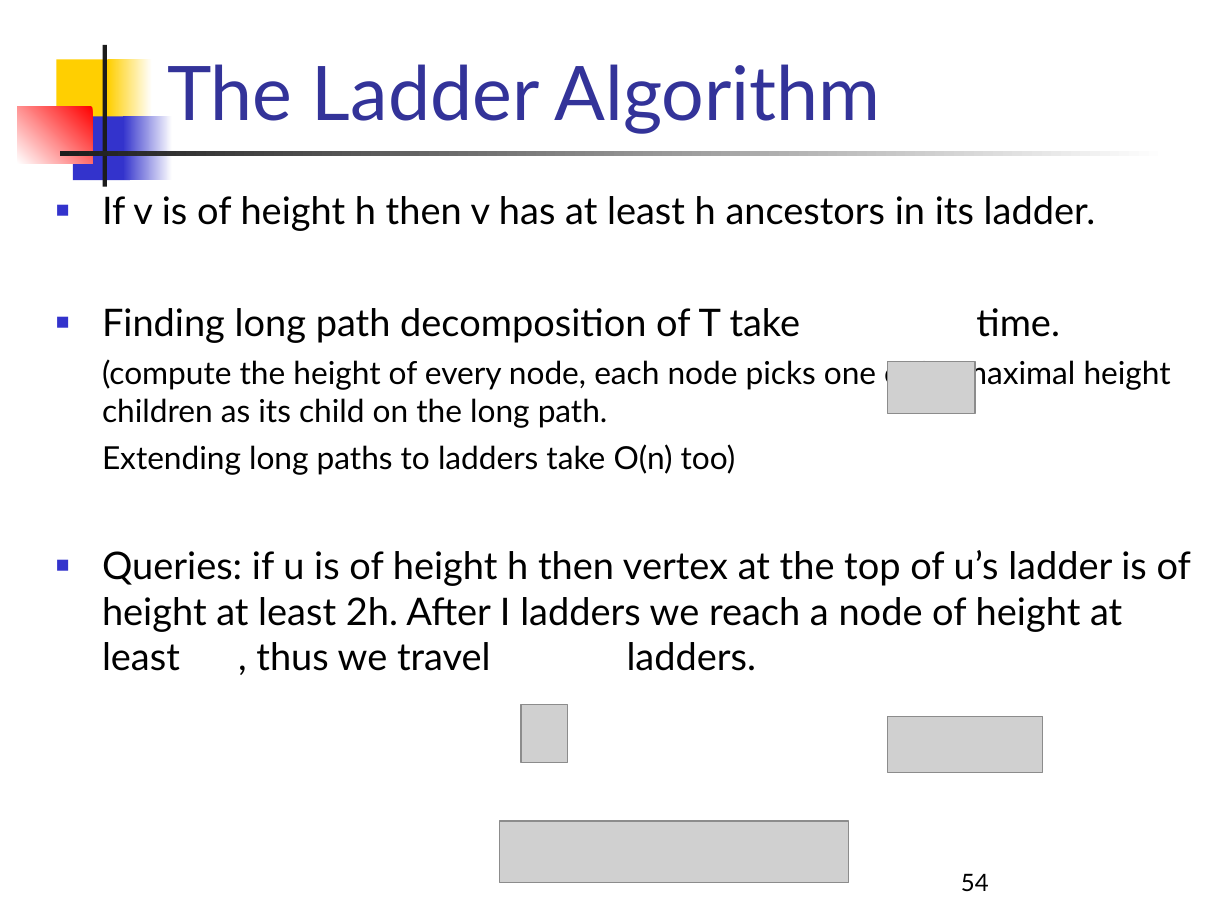
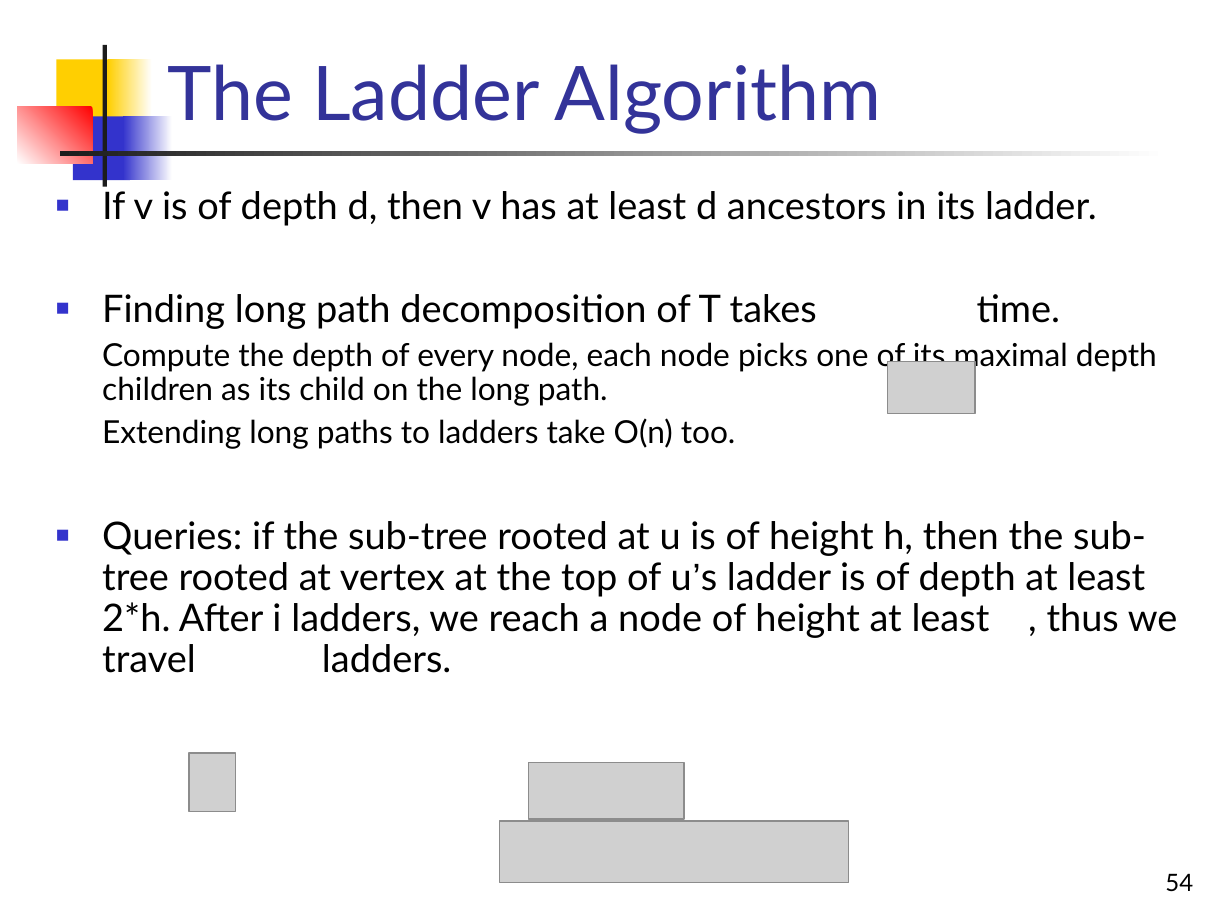
Before and after one commit to pamd/foo, a slide deck: slide 54 of faq/geometry/RMQ_LCA/LCA-seminar-modified.ppt. Drawn at 1232x924 pixels with LibreOffice and Linux fonts; fonts in the diff are those of the drawing; grey boxes stand for pictures. Boxes give left, top, right and bottom in pixels: in the first picture for what was removed or moved away, otherwise in the second. Text is boxed around its words. In the diff, an @@ line names an element or a change of style, - is before the commit and + after.

```diff
--- a/faq/geometry/RMQ_LCA/LCA-seminar-modified.ppt
+++ b/faq/geometry/RMQ_LCA/LCA-seminar-modified.ppt
@@ text at (102,186,1178,673): text changed @@
-■ If v is of height h then v has at least h ancestors in its ladder.
-■ Finding long path decomposition of T take time.
-(compute the height of every node, each node picks one of its maximal height children as its child on the long path.
-Extending long paths to ladders take O(n) too)
-■ Queries: if u is of height h then vertex at the top of u’s ladder is of height at least 2h. After I ladders we reach a node of height at least , thus we travel ladders.
+■ If v is of depth d, then v has at least d ancestors in its ladder.
+■ Finding long path decomposition of T takes time.
+Compute the depth of every node, each node picks one of its maximal depth children as its child on the long path.
+Extending long paths to ladders take O(n) too.
+■ Queries: if the sub-tree rooted at u is of height h, then the sub-tree rooted at vertex at the top of u’s ladder is of depth at least 2*h. After i ladders, we reach a node of height at least , thus we travel ladders.
@@ picture: place and size @@
-picture at (887,716,1042,772)
+picture at (188,753,235,811)
@@ picture: place and size @@
-picture at (521,705,568,763)
+picture at (529,763,684,819)
@@ page number at (1165,873,1193,892): alignment left to right @@
```
Also in this commit, not shown: 55 other slides changed, 11 other files.
